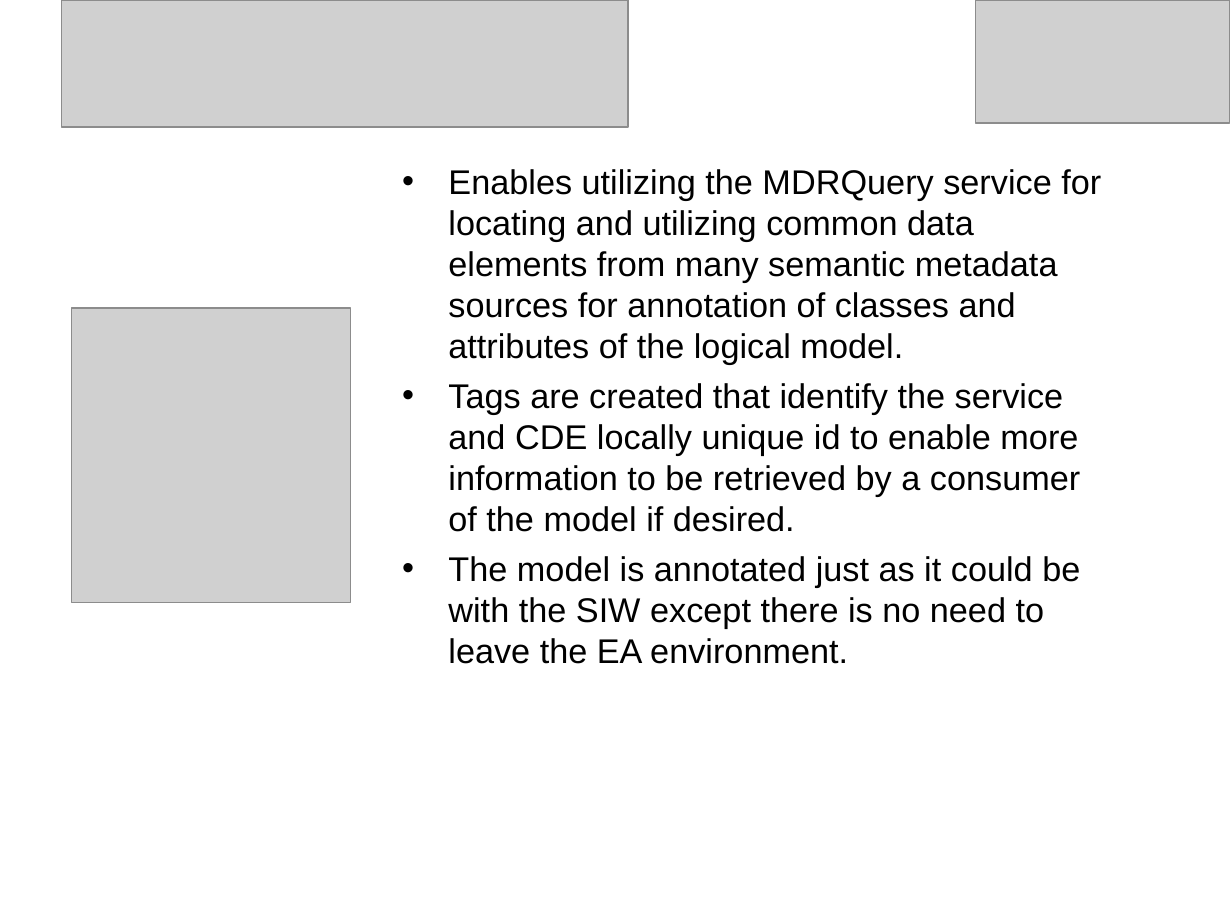
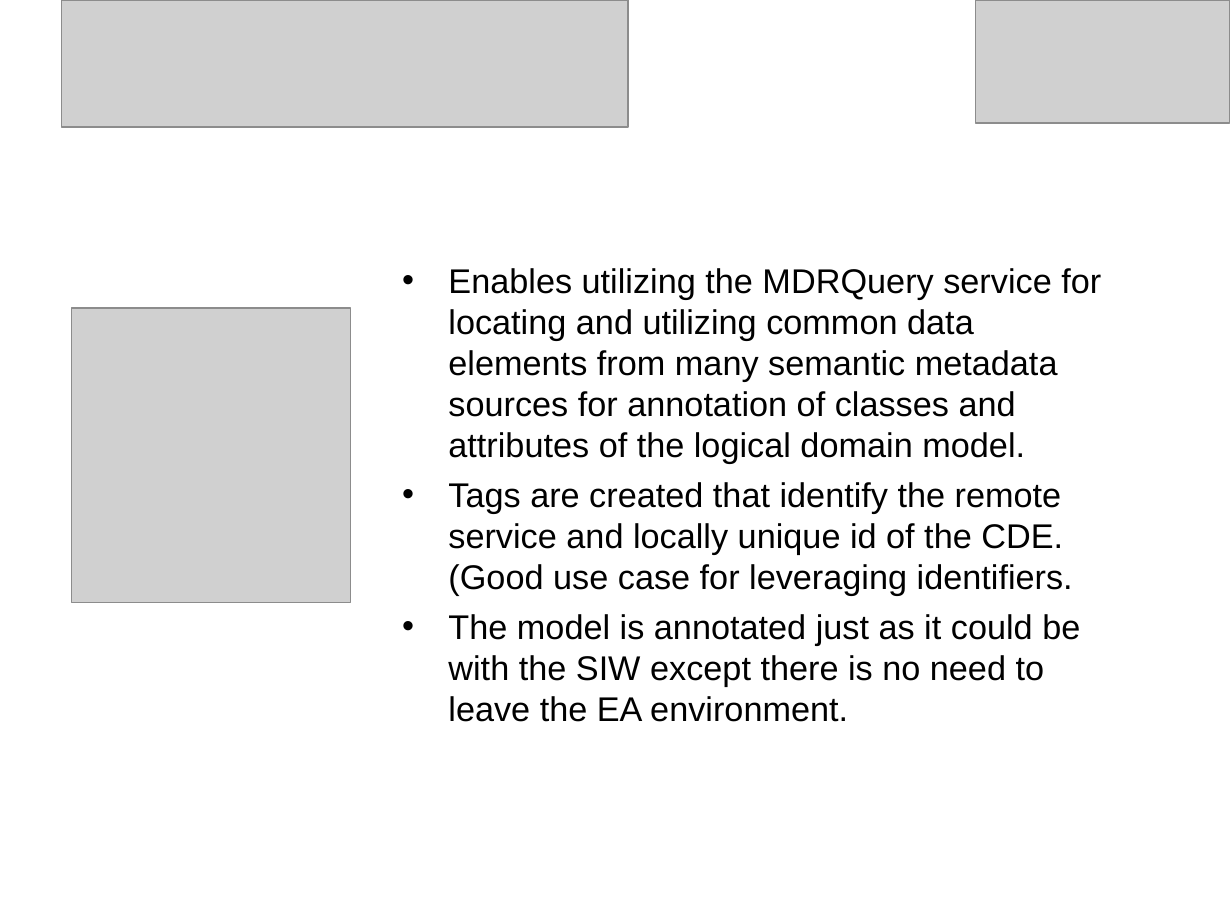
Before and after one commit to NCIP/cagrid-grid-incubation, a slide deck: slide 9 of grid-incubation/incubator/projects/mdr/docs/presentations/caGrid_Users_Group.ppt (slide 8 before the commit). Drawn at 1232x924 pixels with LibreOffice and Linux fonts; fonts in the diff are those of the drawing; grey boxes stand for pictures; background and template pictures are left out. Boxes give left, top, right and bottom in pixels: in the first picture for what was removed or moved away, otherwise in the second. Text is boxed around its words. In the diff, an @@ line names an element or a change of style, - is before the commit and + after.

```diff
--- a/grid-incubation/incubator/projects/mdr/docs/presentations/caGrid_Users_Group.ppt
+++ b/grid-incubation/incubator/projects/mdr/docs/presentations/caGrid_Users_Group.ppt
@@ text at (448,268,1101,596): text changed @@
-• Enables utilizing the MDRQuery service for locating and utilizing common data elements from many semantic metadata sources for annotation of classes and attributes of the logical model.
-• Tags are created that identify the service and CDE locally unique id to enable more information to be retrieved by a consumer of the model if desired.
+• Enables utilizing the MDRQuery service for locating and utilizing common data elements from many semantic metadata sources for annotation of classes and attributes of the logical domain model.
+• Tags are created that identify the remote service and locally unique id of the CDE. (Good use case for leveraging identifiers.
```
Also in this commit, not shown: 4 other slides changed, 6 slides added, 1 slide removed, 3 other files.
